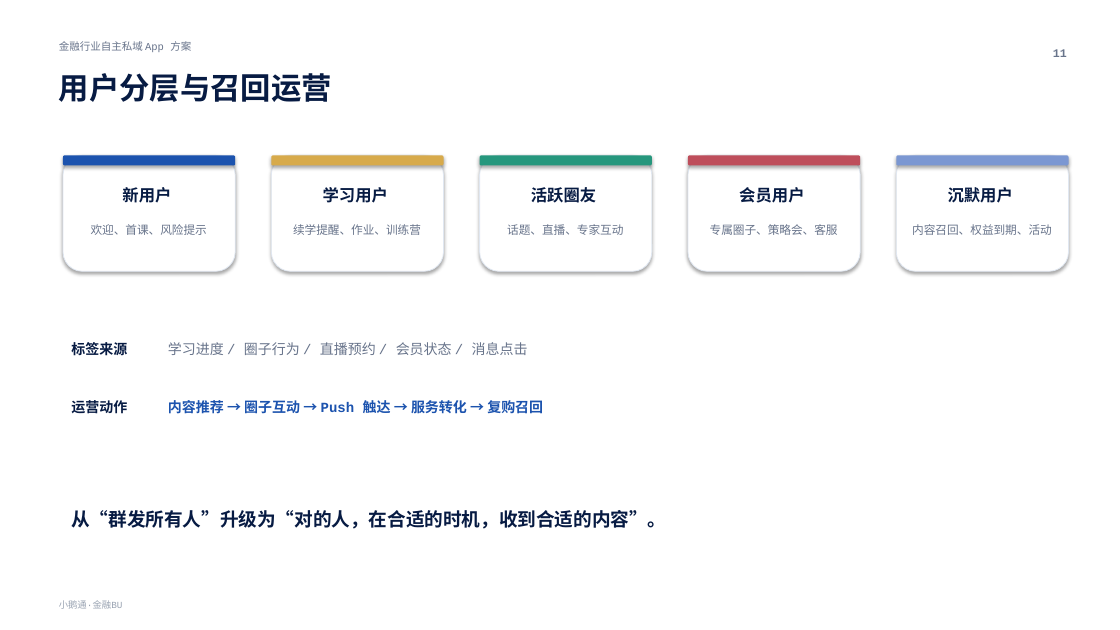
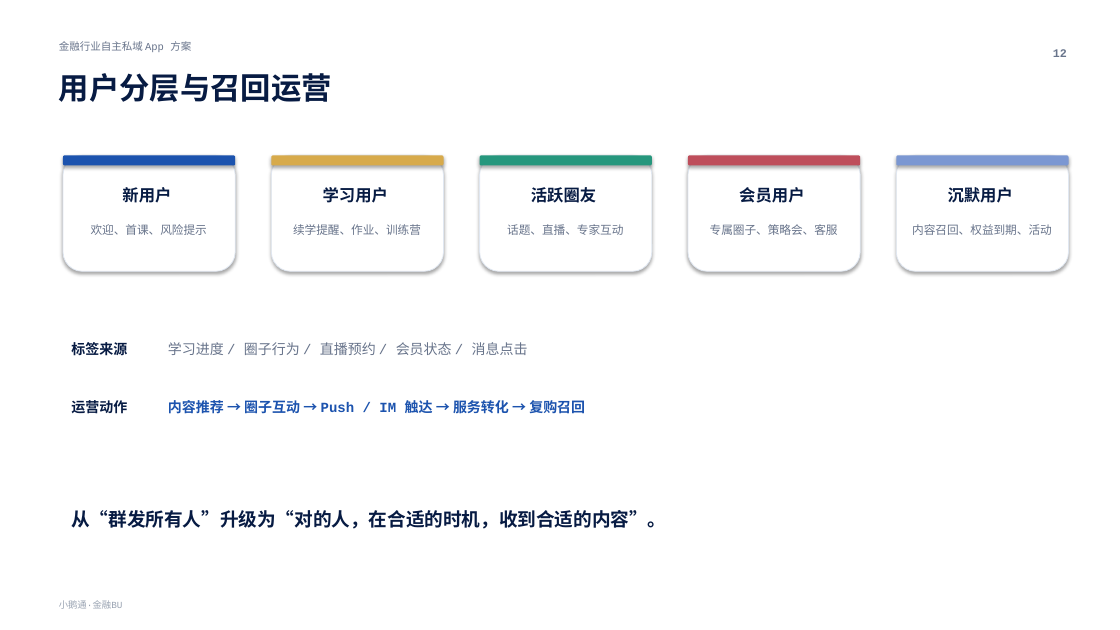
Before and after one commit to baijinhui3444/Custom-Fin-App, a slide deck: slide 12 of 金融客户定制App产品方案-演示版.pptx (slide 11 before the commit). Drawn at 1120x630 pixels with LibreOffice and Linux fonts; fonts in the diff are those of the drawing; background and template pictures are left out. Boxes give left, top, right and bottom in pixels: in the first picture for what was removed or moved away, otherwise in the second. Text is boxed around its words. In the diff, an @@ line names an element or a change of style, - is before the commit and + after.

```diff
--- a/金融客户定制App产品方案-演示版.pptx
+++ b/金融客户定制App产品方案-演示版.pptx
@@ text at [1053,49,1067,57]: text changed @@
-11
+12
@@ text at [168,399,585,417]: text changed @@
-内容推荐 → 圈子互动 → Push 触达 → 服务转化 → 复购召回
+内容推荐 → 圈子互动 → Push / IM 触达 → 服务转化 → 复购召回
```
Also in this commit, not shown: 7 other slides changed, 1 slide added, 4 other files.
